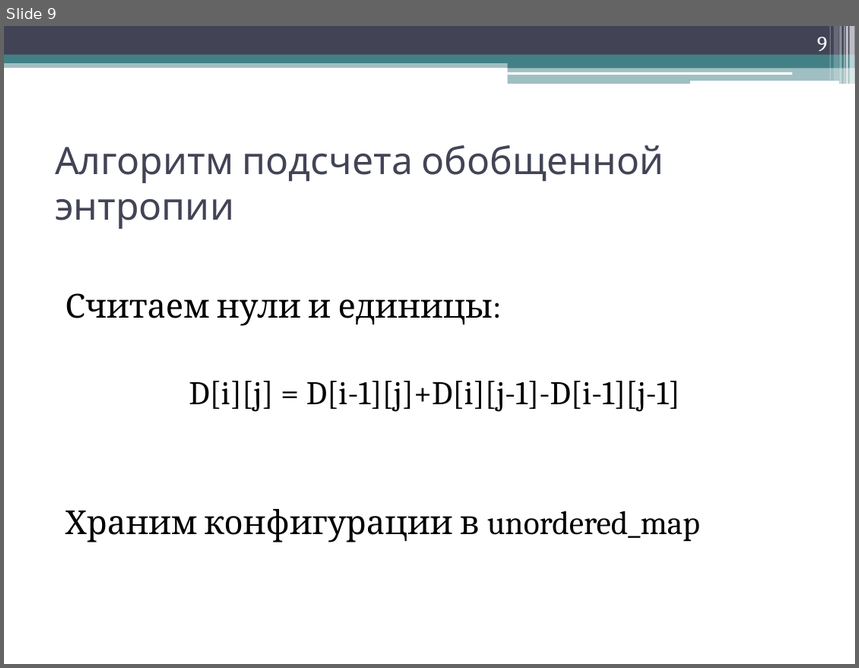
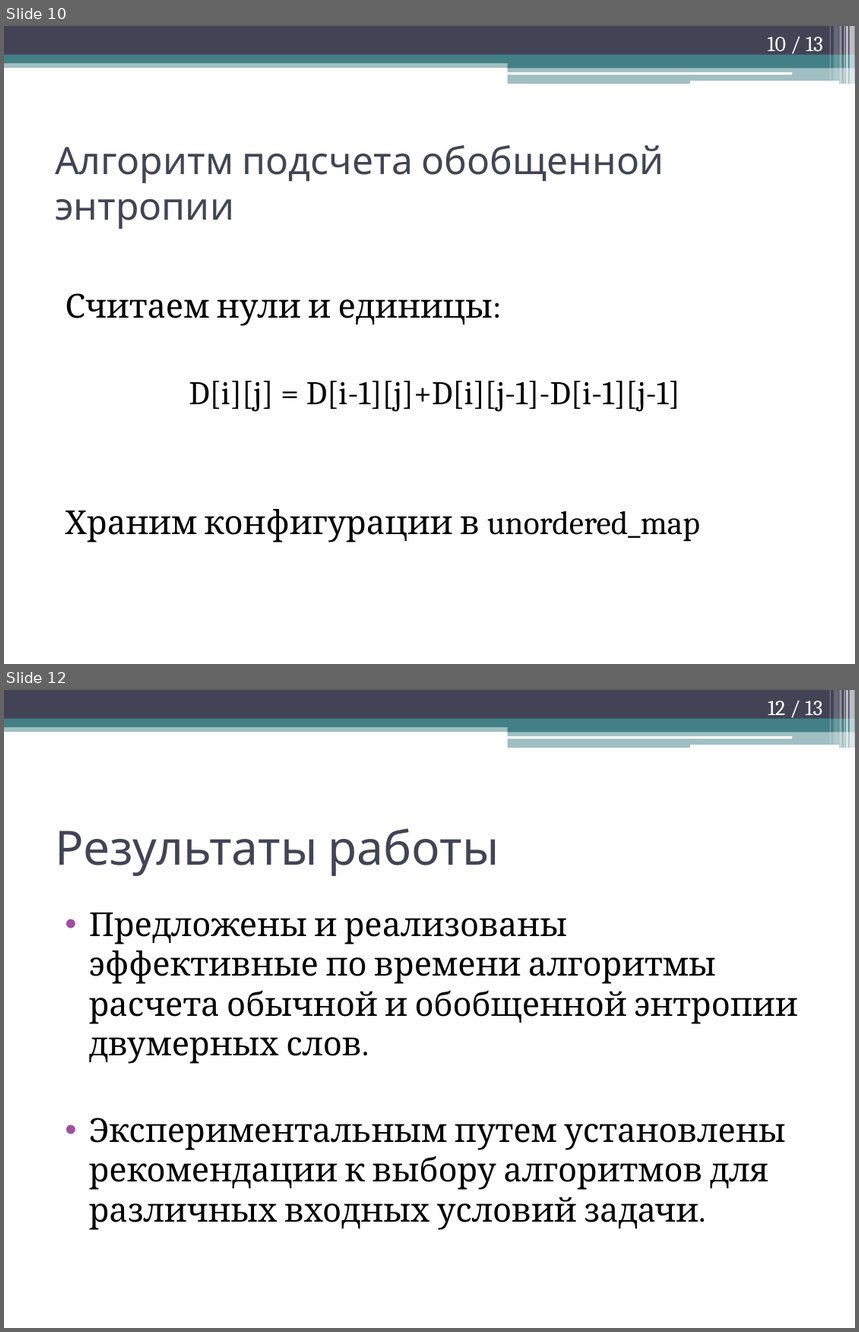
Before and after one commit to xslix/mag, a slide deck: Эффективный по времени алгоритм расчета энтропии двумерных слов.pptx. Shown one above the other, each under a label of ours: slide 9 before the commit, slides 10 and 12 after it; the slides between them are not shown. The pictures are 859x668 and 859x1332 pixels, drawn with LibreOffice and Linux fonts; fonts in the diff are those of the drawing. Boxes give left, top, right and bottom in pixels: in the first picture for what was removed or moved away, otherwise in the second. Text is boxed around its words. In the diff, an @@ line names an element or a change of style, - is before the commit and + after.

```diff
--- a/Эффективный по времени алгоритм расчета энтропии двумерных слов.pptx
+++ b/Эффективный по времени алгоритм расчета энтропии двумерных слов.pptx
@@ slide 12 added at [4,690,855,1328], background #FFFFFF; not listed: 13 template elements that a slide beside it also shows @@
@@ page number added at [768,701,823,720], 18 pt, text #FFFFFF @@
+12 / 13
@@ title added at [55,828,499,876], 40 pt, text #424456 @@
+Результаты работы
@@ text added at [89,913,798,1230], 28 pt, text #000000 @@
+• Предложены и реализованы эффективные по времени алгоритмы расчета обычной и обобщенной энтропии двумерных слов.
+• Экспериментальным путем установлены рекомендации к выбору алгоритмов для различных входных условий задачи.
@@ what was slide 9 is now slide 10 @@
@@ page number at [767,37,823,56]: text changed @@
-9
+10 / 13
```
Also in this commit, not shown: 1 slide changed, 2 other slides added, 1 slide removed, 1 other file.
